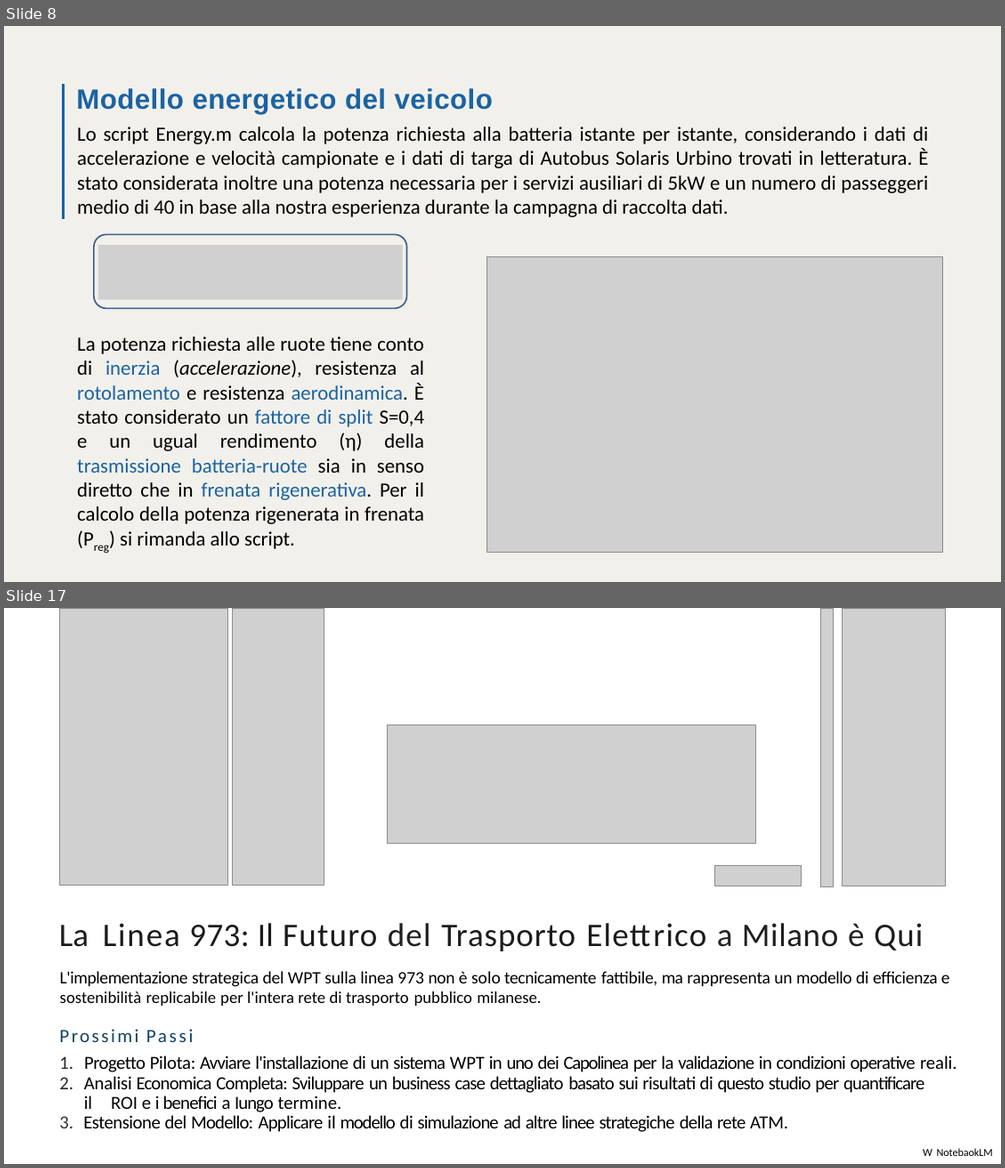
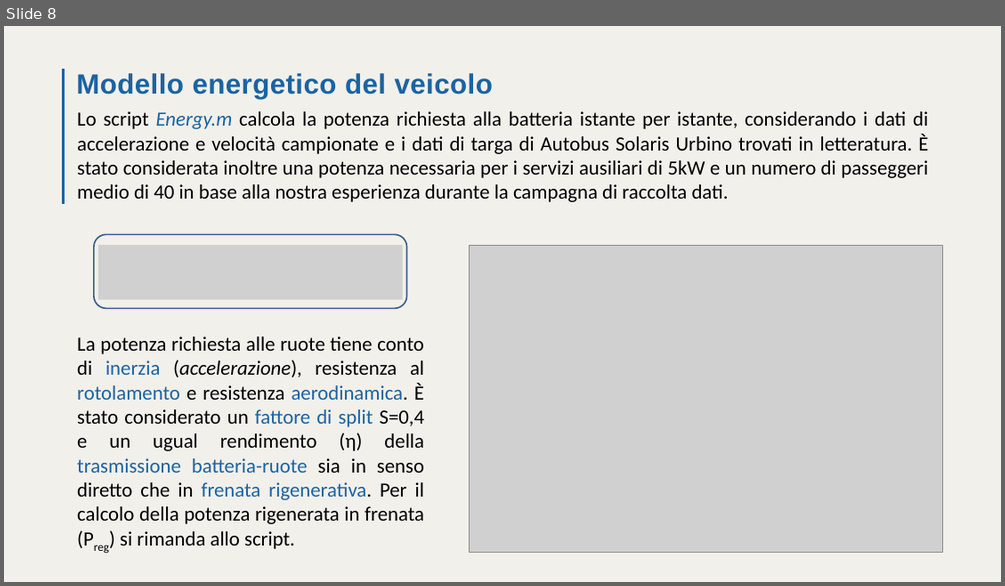
Before and after one commit to Joshuari03/ProgettoASET, a slide deck: Elettrificazione_Strategica_Linea_973.pptx. Shown one above the other, each under a label of ours: slides 8 and 17 before the commit, slide 8 after it; the slides between them are not shown. The pictures are 1005x1168 and 1005x586 pixels, drawn with LibreOffice and Linux fonts; fonts in the diff are those of the drawing; grey boxes stand for pictures. Boxes give left, top, right and bottom in pixels: in the first picture for what was removed or moved away, otherwise in the second. Text is boxed around its words. In the diff, an @@ line names an element or a change of style, - is before the commit and + after.

```diff
--- a/Elettrificazione_Strategica_Linea_973.pptx
+++ b/Elettrificazione_Strategica_Linea_973.pptx
@@ slide 17 removed at (4,608,1001,1164), background #FFFFFF @@
@@ picture removed at (60,608,227,886) @@
@@ picture removed at (233,608,324,886) @@
@@ picture removed at (820,608,833,887) @@
@@ picture removed at (842,608,945,886) @@
@@ picture removed at (388,725,756,844) @@
@@ picture removed at (714,865,801,886) @@
@@ text removed at (59,923,922,952) @@
-La Linea 973: Il Futuro del Trasporto Elettrico a Milano è Qui
@@ text removed at (60,971,993,1156) @@
-L'implementazione strategica del WPT sulla linea 973 non è solo tecnicamente fattibile, ma rappresenta un modello di efficienza e
-sostenibilità replicabile per l'intera rete di trasporto pubblico milanese.
-Prossimi Passi
-1. Progetto Pilota: Avviare l'installazione di un sistema WPT in uno dei Capolinea per la validazione in condizioni operative reali.
-2. Analisi Economica Completa: Sviluppare un business case dettagliato basato sui risultati di questo studio per quantificare il ROI e i benefici a Iungo termine.
-3. Estensione del Modello: Applicare il modello di simulazione ad altre linee strategiche della rete ATM.
-W NotebaokLM
@@ slide 8 changed as well @@
@@ 2 texts, 1 freeform shape: place and size @@
-2 texts, 1 freeform shape at (64,83,928,219)
+2 texts, 1 freeform shape at (64,68,928,204)
@@ text "Lo script Energy.m calcola la ..." at (77,111,928,202): text colour #000000 to #1A63A2, italic on in "Energy.m" @@
@@ picture: place and size @@
-picture at (487,257,942,552)
+picture at (469,245,942,552)
```
Also in this commit, not shown: 9 other slides changed, 4 slides added, 5 other slides removed, 1 other file.
